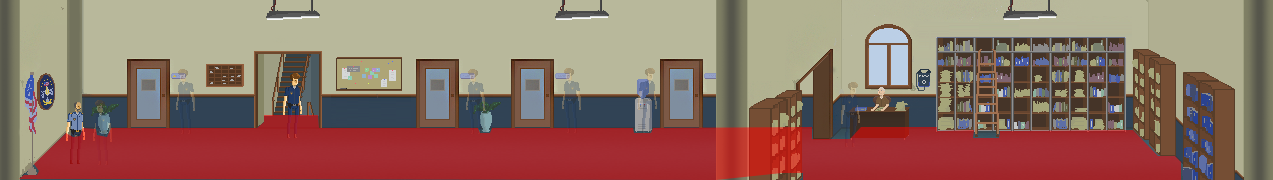
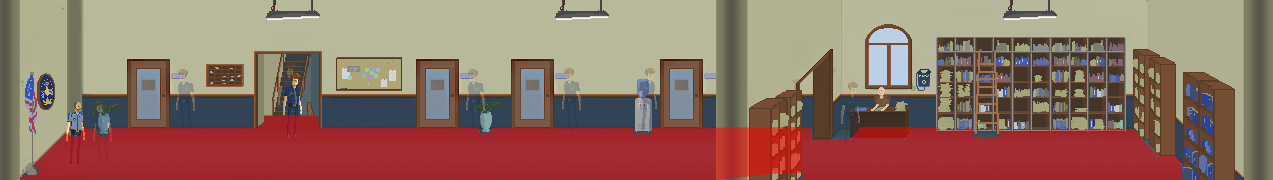
Two versions of the same layered image (1273px x 180px). Layer-by-layer changes:
added group "staircase()" (27%) with 2 layers above "Doors" over (x1=278, y1=63, x2=297, y2=128)
added layer "player" (1st of 7, in "staircase()") in group "staircase()" over (x1=278, y1=63, x2=297, y2=128)
